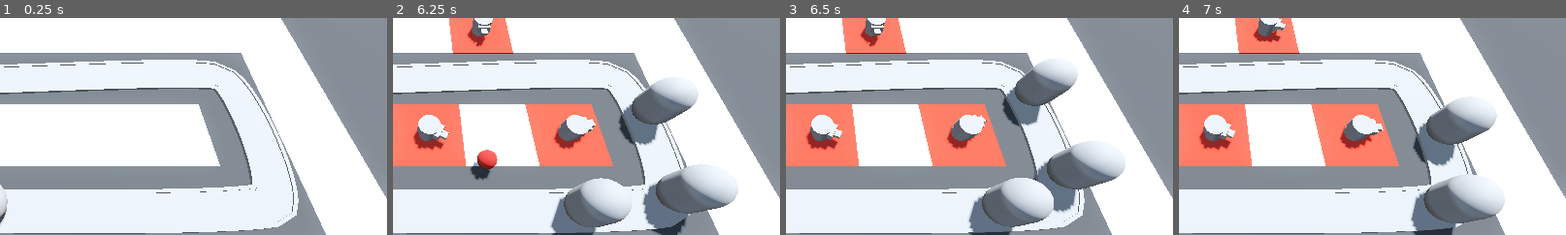
Above: before the commit, frames 1-4 (left to right).
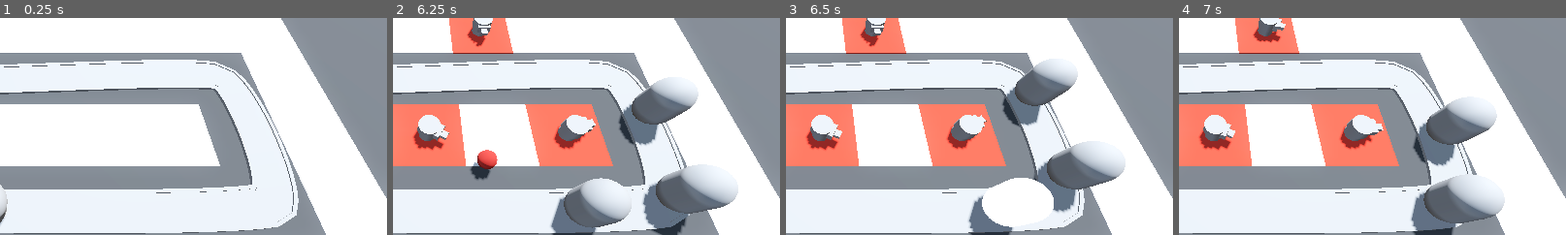
Above: after the commit, the same moments.

Repository: yubinex/barbarian-blaster
Game: Godot game, scene res://base_level.tscn
The game is run twice, just before and just after one commit, with the same random seed, the same clock (stepped at 60 frames per second) and the same inputs.
Inputs (mouse positions are % of the whole screen's width and height, from its top left):
- Up to frame 1 (0.25 s): no input
- Up to frame 2 (6.25 s): move the mouse to (72, 45) at 0.52 s; click (72, 45) at 0.6 s; move the mouse to (30, 55) at 1.27 s; click (30, 55) at 1.35 s; move the mouse to (60, 28) at 2.02 s; click (60, 28) at 2.1 s; move the mouse to (45, 70) at 2.77 s; click (45, 70) at 2.85 s; move the mouse to (80, 65) at 3.52 s; click (80, 65) at 3.6 s; move the mouse to (20, 35) at 4.27 s; click (20, 35) at 4.35 s; move the mouse to (55, 50) at 5.02 s; click (55, 50) at 5.1 s; move the mouse to (35, 25) at 5.77 s; click (35, 25) at 5.85 s
- Up to frame 3 (6.5 s): no input
- Up to frame 4 (7 s): move the mouse to (72, 45) at 6.52 s; click (72, 45) at 6.6 s
The pictures show only the part of the screen within x 50-100%, y 21-71%; the shares and areas given below are measured in that part.

Frames 1-2 are identical in both runs. In frame 3, 2.8% of the frame differs, in the area x 50-70%, y 73-97%; in frame 4, nothing differs.

Commit message:
feat: Add visual feedback for enemy damage
Adds a 'take_damage' animation that is played when an enemy's health is reduced. This provides visual feedback to the player that the enemy has been hit.

The animation briefly shows a highlight mesh on the enemy.

Diff:
--- a/enemy/enemy.gd
+++ b/enemy/enemy.gd
@@ -7,12 +7,16 @@
 
 var current_health: int:
 	set(health_in):
+		if health_in < current_health:
+			animation_player.play("take_damange")
+
 		current_health = health_in
 
 		if current_health < 1:
 			queue_free()
 
 @onready var base: Node3D = get_tree().get_first_node_in_group("base")
+@onready var animation_player: AnimationPlayer = $AnimationPlayer
 
 
 func _ready() -> void:
--- a/enemy/enemy.tscn
+++ b/enemy/enemy.tscn
@@ -6,9 +6,50 @@
 radius = 1.0
 height = 3.0
 
+[sub_resource type="StandardMaterial3D" id="StandardMaterial3D_2mvqj"]
+no_depth_test = true
+shading_mode = 0
+
 [sub_resource type="CapsuleShape3D" id="CapsuleShape3D_2mvqj"]
 radius = 1.0
 height = 3.0
+
+[sub_resource type="Animation" id="Animation_ppra6"]
+length = 0.001
+tracks/0/type = "value"
+tracks/0/imported = false
+tracks/0/enabled = true
+tracks/0/path = NodePath("DamageHighlight:visible")
+tracks/0/interp = 1
+tracks/0/loop_wrap = true
+tracks/0/keys = {
+"times": PackedFloat32Array(0),
+"transitions": PackedFloat32Array(1),
+"update": 1,
+"values": [false]
+}
+
+[sub_resource type="Animation" id="Animation_ofsxj"]
+resource_name = "take_damange"
+length = 0.1
+tracks/0/type = "value"
+tracks/0/imported = false
+tracks/0/enabled = true
+tracks/0/path = NodePath("DamageHighlight:visible")
+tracks/0/interp = 1
+tracks/0/loop_wrap = true
+tracks/0/keys = {
+"times": PackedFloat32Array(0, 0.1),
+"transitions": PackedFloat32Array(1, 1),
+"update": 1,
+"values": [true, false]
+}
+
+[sub_resource type="AnimationLibrary" id="AnimationLibrary_p200p"]
+_data = {
+&"RESET": SubResource("Animation_ppra6"),
+&"take_damange": SubResource("Animation_ofsxj")
+}
 
 [node name="Enemy" type="PathFollow3D"]
 transform = Transform3D(9.38923e-05, 0, -0.99999, 0, 1, 0, 0.99999, 0, 9.38922e-05, 0, 0, 0)
@@ -19,8 +60,19 @@
 transform = Transform3D(1, 0, 0, 0, 1, 0, 0, 0, 1, 0, 1.5, 0)
 mesh = SubResource("CapsuleMesh_scxef")
 
+[node name="DamageHighlight" type="MeshInstance3D" parent="."]
+transform = Transform3D(1, 0, 0, 0, 1, 0, 0, 0, 1, 0, 1.5, 0)
+visible = false
+material_override = SubResource("StandardMaterial3D_2mvqj")
+mesh = SubResource("CapsuleMesh_scxef")
+
 [node name="EnemyArea3D" type="Area3D" parent="." groups=["enemy_area"]]
 
 [node name="CollisionShape3D" type="CollisionShape3D" parent="EnemyArea3D"]
 transform = Transform3D(1, 0, 0, 0, 1, 0, 0, 0, 1, 0, 1.5, 0)
 shape = SubResource("CapsuleShape3D_2mvqj")
+
+[node name="AnimationPlayer" type="AnimationPlayer" parent="."]
+libraries = {
+&"": SubResource("AnimationLibrary_p200p")
+}
Not shown: 1 places in enemy/enemy.tscn that only renumber resources
